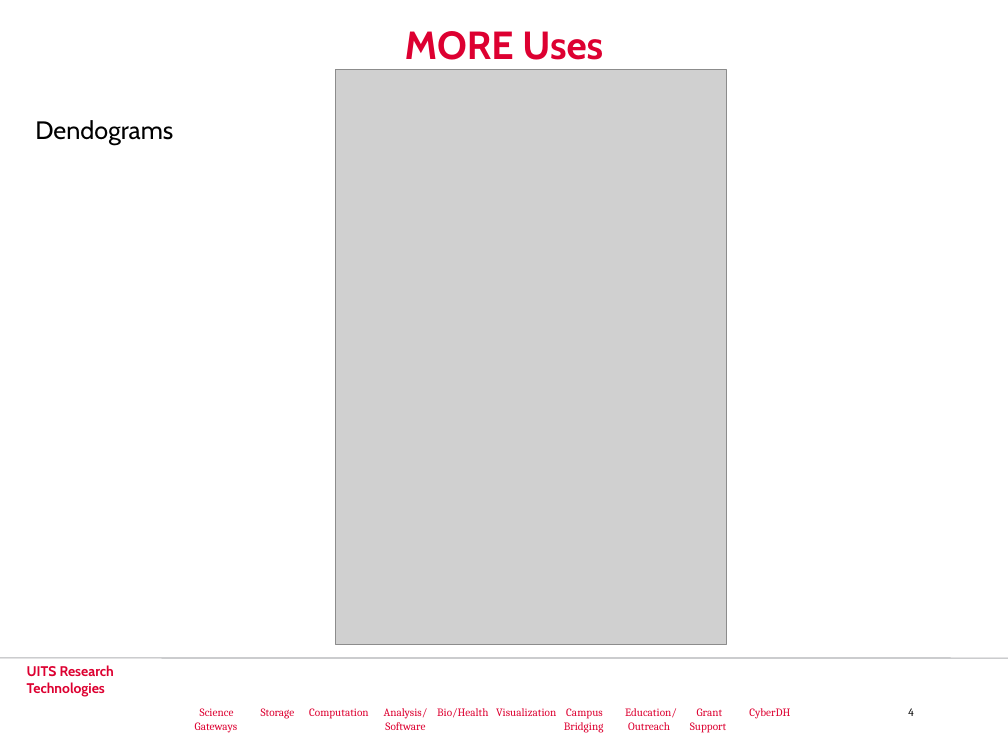
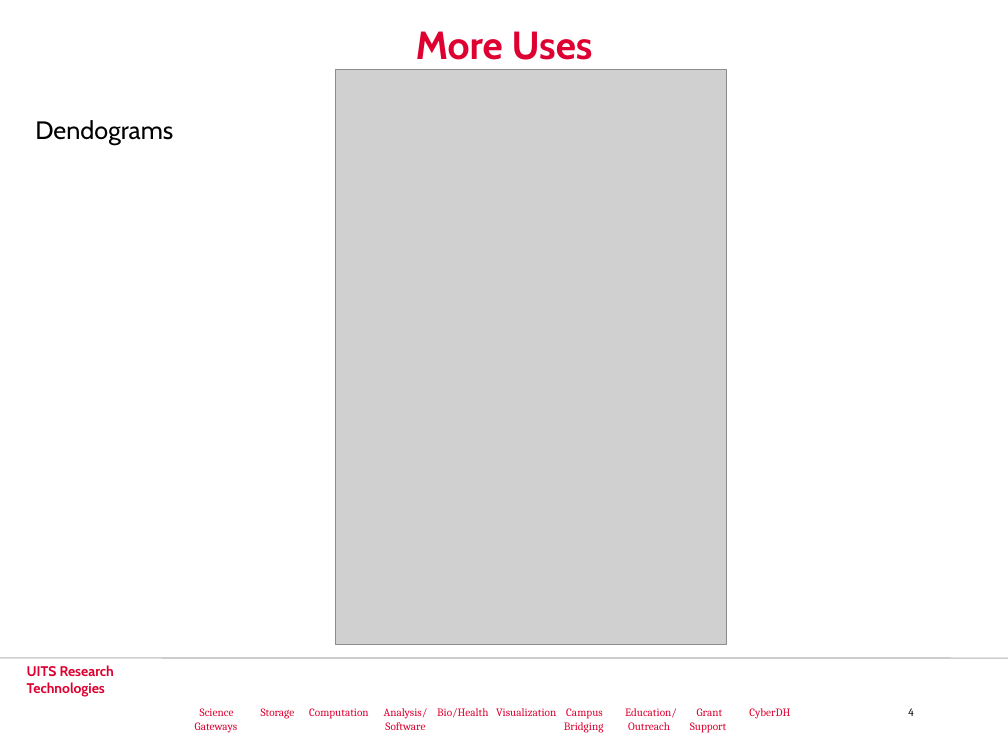
Before and after one commit to cyberdh/Text-Analysis, a slide deck: slide 4 of powerpoints/RBasics.pptx. Drawn at 1008x756 pixels with LibreOffice and Linux fonts; fonts in the diff are those of the drawing; grey boxes stand for pictures; background and template pictures are left out. Boxes give left, top, right and bottom in pixels: in the first picture for what was removed or moved away, otherwise in the second. Text is boxed around its words. In the diff, an @@ line names an element or a change of style, - is before the commit and + after.

```diff
--- a/powerpoints/RBasics.pptx
+++ b/powerpoints/RBasics.pptx
@@ title at (416, 31, 593, 60): text changed @@
-MORE Uses
+More Uses
```
Also in this commit, not shown: 1 other slide changed, 3 slides added, 3 other files.
